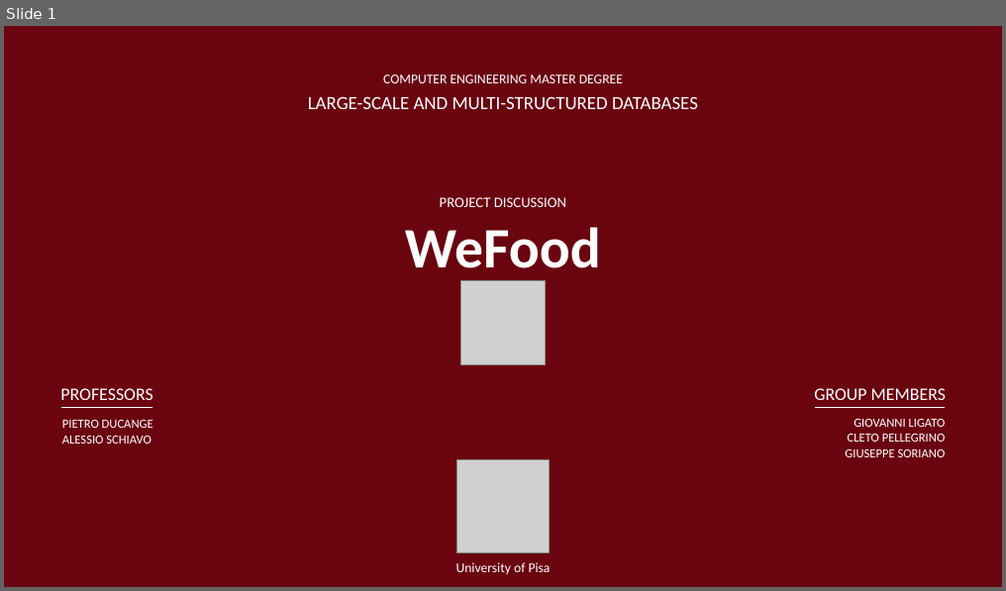
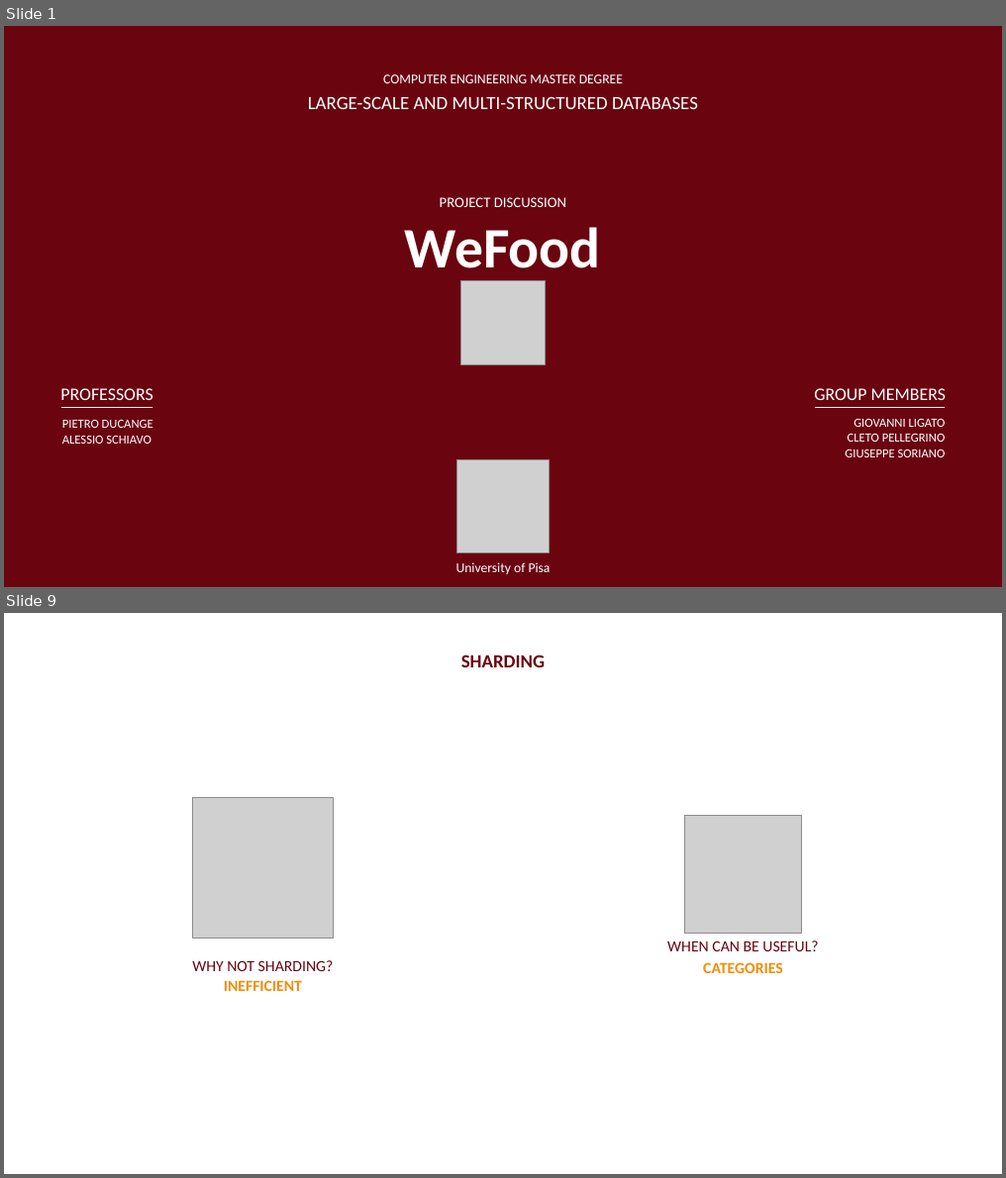
Before and after one commit to GiuseppeSoriano/WeFood, a slide deck: Slides/Final_Presentation/WeFood.pptx. Shown one above the other, each under a label of ours: slide 1 before the commit, slides 1 and 9 after it; the slides between them are not shown. The pictures are 1006x591 and 1006x1178 pixels, drawn with LibreOffice and Linux fonts; fonts in the diff are those of the drawing; grey boxes stand for pictures. Boxes give left, top, right and bottom in pixels: in the first picture for what was removed or moved away, otherwise in the second. Text is boxed around its words. In the diff, an @@ line names an element or a change of style, - is before the commit and + after.

```diff
--- a/Slides/Final_Presentation/WeFood.pptx
+++ b/Slides/Final_Presentation/WeFood.pptx
@@ slide 9 added at (4,613,1002,1174), background #FFFFFF @@
@@ text added at (461,655,545,667), 18 pt, text #6A040F, bold @@
+SHARDING
@@ group added at (192,798,818,991): 4 texts, 2 pictures @@
+WHY NOT SHARDING?
+INEFFICIENT
+WHEN CAN BE USEFUL?
+CATEGORIES
```
Also in this commit, not shown: 5 slides changed, 9 other slides added, 7 slides removed, 48 other files.
